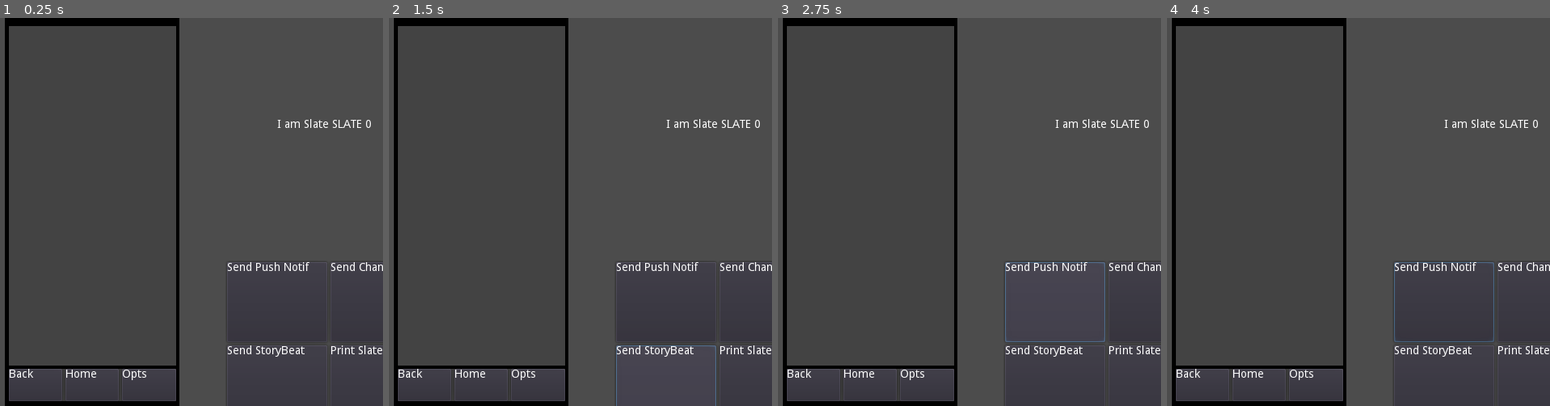
Above: before the commit, frames 1-4 (left to right).
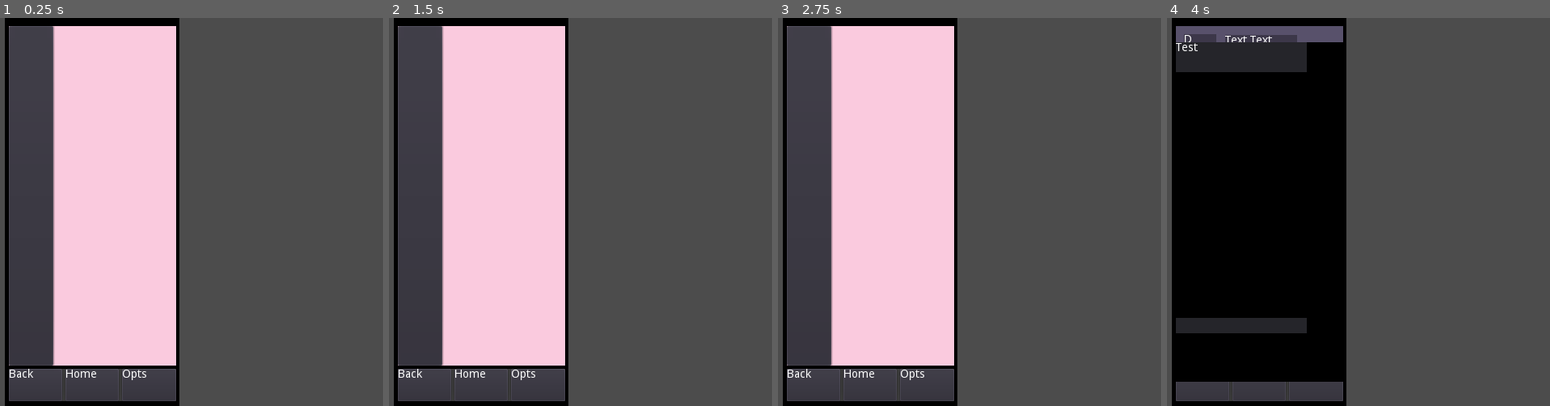
Above: after the commit, the same moments.

Repository: ThomasApplewhite/LexGame
Game: Godot game, scene res://Scripts_Scenes/GameDaemon/GameDaemon.tscn
The game is run twice, just before and just after one commit, with the same random seed, the same clock (stepped at 60 frames per second) and the same inputs. This scene is started directly instead of the project's main scene.
Inputs (mouse positions are in pixels of both pictures, inside the frame that each line leads up to):
- Up to frame 1 (0.25 s): no input
- Up to frame 2 (1.5 s): click (664, 386) at 0.5 s, where only the run before the commit has a clickable "Send StoryBeat"; click (664, 386) at 1.25 s, where only the run before the commit has a clickable "Send StoryBeat"
- Up to frame 3 (2.75 s): click (1053, 301) at 2 s, where only the run before the commit has a clickable "Send Push Notif"
- Up to frame 4 (4 s): click (1197, 196) at 2.77 s; click (1258, 49) at 3.52 s

The runs differ from the first frame. In frame 1, 29% of the frame differs, in the area x 2-100%, y 2-90%; in frame 2, 29%; in frame 3, 29%; in frame 4, 40%, in the area x 2-100%, y 2-94%.
Error in both runs: Invalid call. Nonexistent function 'is_type' in base 'Nil'. (res://Scripts_Scenes/GameDaemon/GameDaemon.gd:21)

Commit message:
Added HomeScreenAppSlate and TextMessengerAppSlate to PhoneControl

Diff:
--- a/Scripts_Scenes/PhoneScenes/PhoneControl/PhoneControl.tscn
+++ b/Scripts_Scenes/PhoneScenes/PhoneControl/PhoneControl.tscn
@@ -1,7 +1,9 @@
-[gd_scene load_steps=3 format=2]
+[gd_scene load_steps=5 format=2]
 
 [ext_resource path="res://Scripts_Scenes/PhoneScenes/PhoneControl/PhoneControl.gd" type="Script" id=1]
 [ext_resource path="res://Scripts_Scenes/PhoneScenes/AppSlates/DebugAppSlates/TestSlate/TestSlate.tscn" type="PackedScene" id=2]
+[ext_resource path="res://Scripts_Scenes/PhoneScenes/AppSlates/GameplayAppSlates/TextMessenger/TextMessengerAppSlate.tscn" type="PackedScene" id=3]
+[ext_resource path="res://Scripts_Scenes/PhoneScenes/AppSlates/GameplayAppSlates/HomeScreen/HomeScreenAppSlate.tscn" type="PackedScene" id=4]
 
 [node name="PhoneControl" type="Control"]
 anchor_left = 0.5
@@ -16,8 +18,8 @@
 active_app_control_nodepath = NodePath("VisualAssetControl/PhoneBackgroundColorRect/ScreenColorRect/ActiveAppSlateControl")
 inactive_app_control_nodepath = NodePath("InactiveAppSlateControl")
 appslate_path_dict = {
-0: NodePath("InactiveAppSlateControl/TestSlateControl"),
-1: NodePath("InactiveAppSlateControl/TestSlateControl2")
+0: NodePath("InactiveAppSlateControl/HomeScreenAppSlate"),
+1: NodePath("InactiveAppSlateControl/TextMessengerAppSlateControl")
 }
 
 [node name="InactiveAppSlateControl" type="Control" parent="."]
@@ -32,6 +34,10 @@
 
 [node name="TestSlateControl2" parent="InactiveAppSlateControl" instance=ExtResource( 2 )]
 label_name = "SLATE 1"
+
+[node name="TextMessengerAppSlateControl" parent="InactiveAppSlateControl" instance=ExtResource( 3 )]
+
+[node name="HomeScreenAppSlate" parent="InactiveAppSlateControl" instance=ExtResource( 4 )]
 
 [node name="VisualAssetControl" type="Control" parent="."]
 anchor_right = 1.0
Not shown, changed: Documentation/Phone/PhoneControl.md
